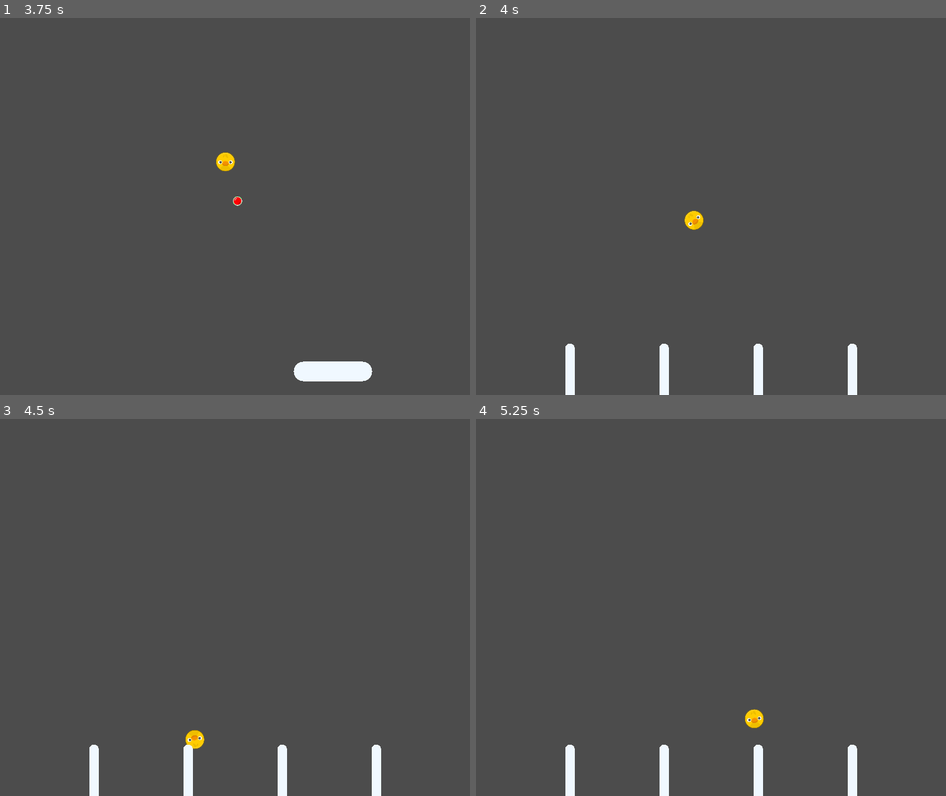
Above: before the commit, frames 1-4 (two rows, left to right).
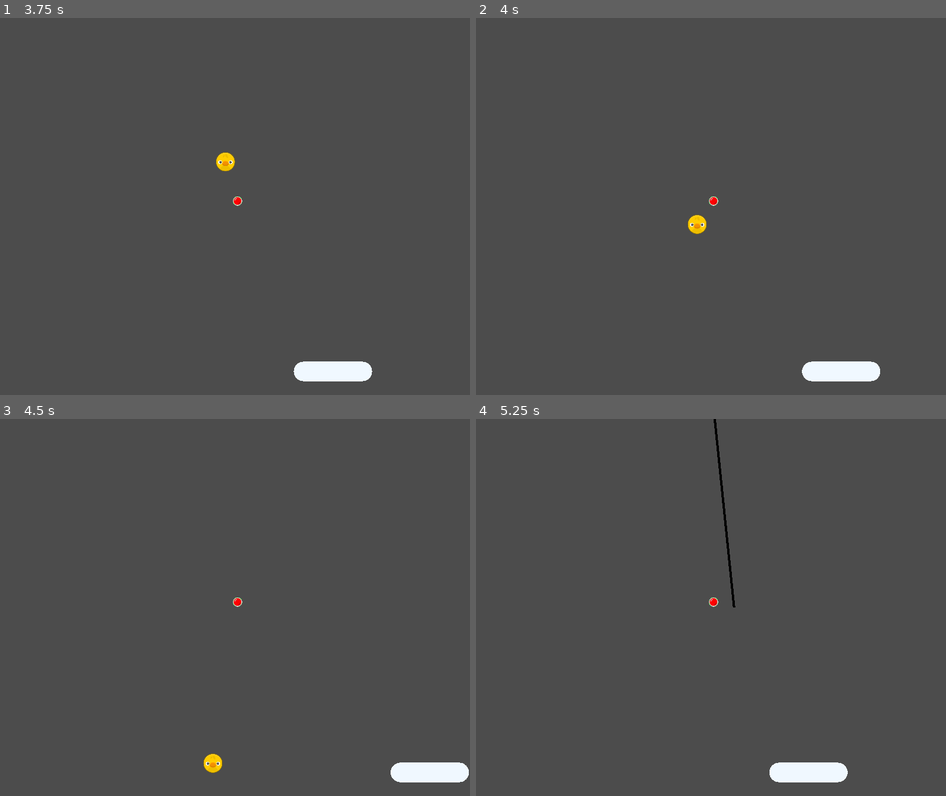
Above: after the commit, the same moments.

Repository: doctor-g/GGJ21
Game: Godot game, scene res://src/Level.tscn
The game is run twice, just before and just after one commit, with the same random seed, the same clock (stepped at 60 frames per second) and the same inputs.
Inputs (mouse positions are in pixels of both pictures, inside the frame that each line leads up to):
- Up to frame 1 (3.75 s): move the mouse to (338, 187) at 0.52 s; click (338, 187) at 0.67 s; move the mouse to (141, 225) at 1.27 s; click (141, 225) at 1.42 s; move the mouse to (282, 123) at 2.02 s; click (282, 123) at 2.17 s; move the mouse to (211, 281) at 2.77 s; click (211, 281) at 2.92 s; move the mouse to (376, 263) at 3.52 s; click (376, 263) at 3.67 s
- Up to frame 2 (4 s): no input
- Up to frame 3 (4.5 s): move the mouse to (94, 550) at 4.27 s; click (94, 550) at 4.42 s
- Up to frame 4 (5.25 s): move the mouse to (734, 607) at 5.02 s; click (734, 607) at 5.17 s

Frame 1 is identical in both runs. In frame 2, 1.9% of the frame differs, in the area x 19-86%, y 47-100%; in frame 3, 2.3%; in frame 4, 2.4%, in the area x 19-82%, y 0-100%.

Commit message:
Tighten bounding box
It now matches the size of the thing.

Diff:
--- a/project/src/Peg.tscn
+++ b/project/src/Peg.tscn
@@ -7,7 +7,6 @@
 bounce = 1.0
 
 [sub_resource type="CircleShape2D" id=2]
-radius = 11.1015
 
 [node name="Peg" type="StaticBody2D"]
 physics_material_override = SubResource( 1 )
